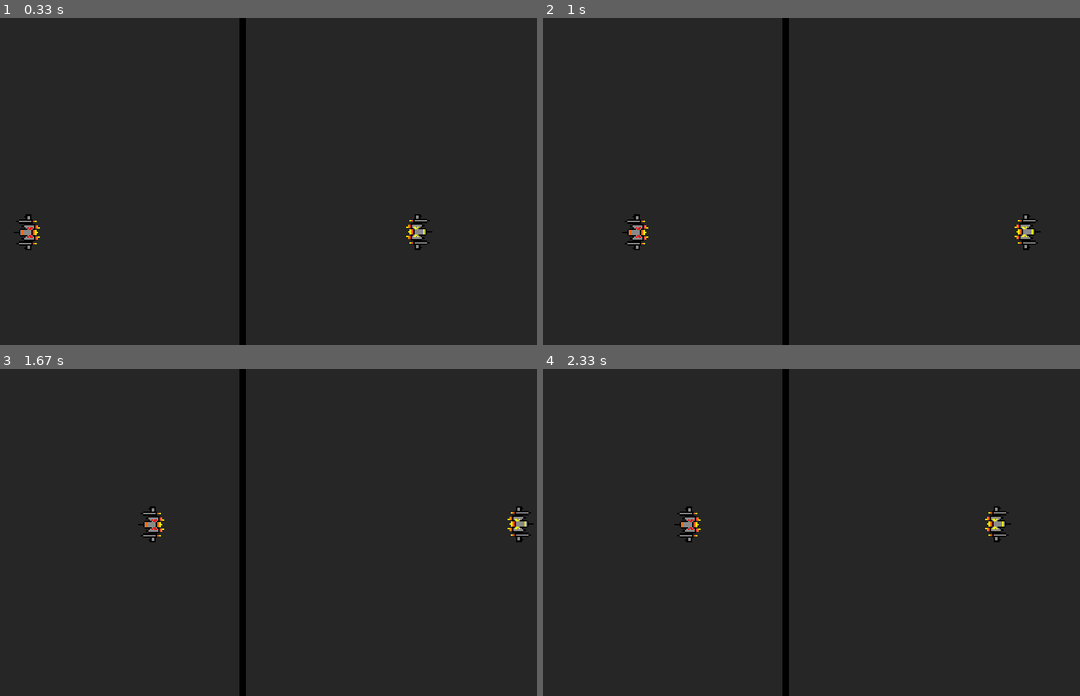
Above: before the commit, frames 1-4 (two rows, left to right).
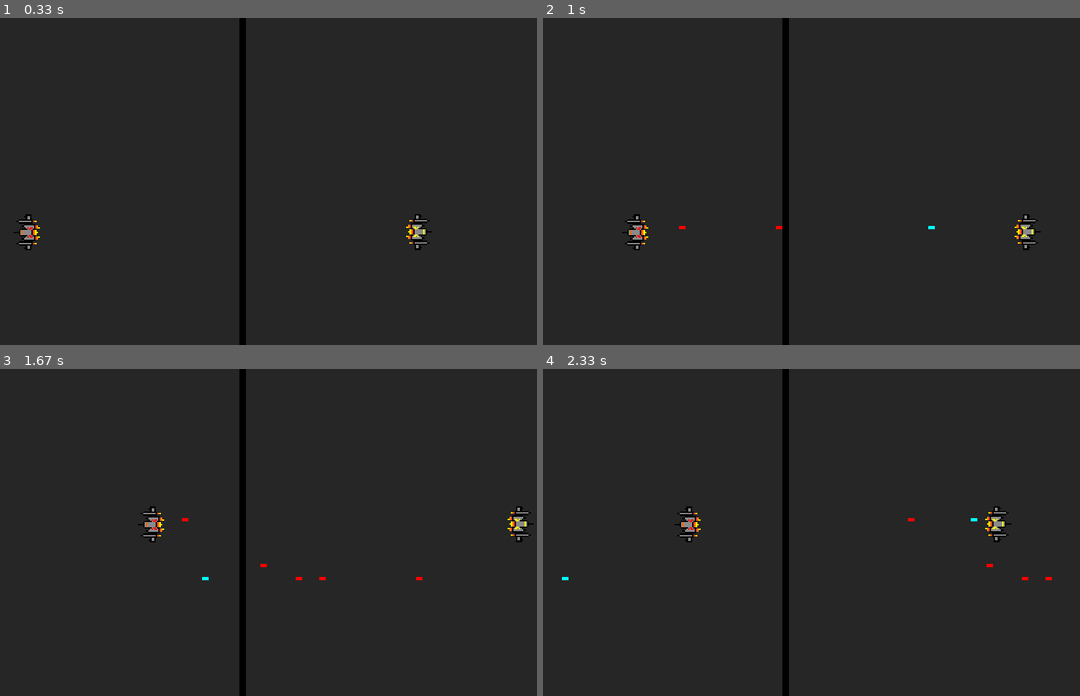
Above: after the commit, the same moments.

Repository: samidmunir/main-2025
Game: pygame game, started from Tutorials/pygame-90-mins-tech-with-tim/main.py
Same seed, same stepped clock (60 frames per second), same inputs: the game is played once before the commit and once after it.
Inputs:
- Up to frame 1 (0.33 s): no input
- Up to frame 2 (1 s): tap F at 0.33, 0.73 s; hold Right from 0.67 s (still down); hold D from 0.67 s (still down); tap . at 0.82 s
- Up to frame 3 (1.67 s): tap F at 1.03, 1.23, 1.57 s; release Right at 1.13 s; release D at 1.13 s; hold Up 1.17-1.47 s; hold W 1.17-1.47 s; hold Right from 1.5 s (still down); hold D from 1.5 s (still down)
- Up to frame 4 (2.33 s): tap F at 1.87, 2.07 s; release Right at 1.97 s; release D at 1.97 s; hold Left from 2 s (still down); hold A from 2 s (still down); tap . at 2.15 s

Frame 1 is identical in both runs. In frame 2, less than 0.1% of the frame differs, in the area x 25-73%, y 63-65%; in frame 3, less than 0.1%, in the area x 33-79%, y 45-65%; in frame 4, less than 0.1%.

Commit message:
implementing complete logic to handle bullet movement/firing & drawing

Diff:
--- a/Tutorials/pygame-90-mins-tech-with-tim/main.py
+++ b/Tutorials/pygame-90-mins-tech-with-tim/main.py
@@ -6,9 +6,15 @@
 pygame.display.set_caption("Space Invaders")
 FPS = 60
 VELOCITY = 5
+BULLET_VELOCITY = 7
+MAX_BULLETS = 5
+
+# New USEREVENTS for bullet collision detection.
+YELLOW_HIT = pygame.USEREVENT + 1
+RED_HIT = pygame.USEREVENT + 2
+
 SPACESHIP_WIDTH, SPACESHIP_HEIGHT = 55, 40
-
-BORDER = pygame.Rect((WIDTH / 2 - 5, 0, 10, HEIGHT))
+BORDER = pygame.Rect((WIDTH // 2 - 5, 0, 10, HEIGHT))
 
 YELLOW_SPACESHIP_IMAGE = pygame.image.load(os.path.join('assets', 'spaceship_yellow.png'))
 YELLOW_SPACESHIP = pygame.transform.rotate(pygame.transform.scale(YELLOW_SPACESHIP_IMAGE, (SPACESHIP_WIDTH, SPACESHIP_HEIGHT)), 90)
@@ -16,13 +22,19 @@
 RED_SPACESHIP_IMAGE = pygame.image.load(os.path.join('assets', 'spaceship_red.png'))
 RED_SPACESHIP = pygame.transform.rotate(pygame.transform.scale(RED_SPACESHIP_IMAGE, (SPACESHIP_WIDTH, SPACESHIP_HEIGHT)), 270)
 ######################################################################
-def draw_window(red, yellow):
+def draw_window(red, yellow, red_bullets, yellow_bullets):
     WINDOW.fill('#262626')
     pygame.draw.rect(WINDOW, '#000000', BORDER)
 
     # Use .blit() when to draw a surface onto the WINDOW.
     WINDOW.blit(YELLOW_SPACESHIP, (yellow.x, yellow.y))
     WINDOW.blit(RED_SPACESHIP, (red.x, red.y))
+
+    # Draw bullets.
+    for bullet in red_bullets:
+        pygame.draw.rect(WINDOW, '#ff0000', bullet)
+    for bullet in yellow_bullets:
+        pygame.draw.rect(WINDOW, '#00ffff', bullet)
 
     # Use .display.update() to update the display after drawing.
     pygame.display.update()
@@ -47,9 +59,24 @@
     if keys_pressed[pygame.K_s] and red.y + VELOCITY + red.width < HEIGHT: # down
         red.y += VELOCITY
 
+def handle_bullets(yellow_bullets, red_bullets, yellow, red):
+    for bullet in yellow_bullets:
+        bullet.x -= BULLET_VELOCITY
+        if red.colliderect(bullet):
+            pygame.event.post(pygame.event.Event(RED_HIT))
+            yellow_bullets.remove(bullet)
+    for bullet in red_bullets:
+        bullet.x += BULLET_VELOCITY
+        if yellow.colliderect(bullet):
+            pygame.event.post(pygame.event.Event(YELLOW_HIT))
+            red_bullets.remove(bullet)
+
 def main():
     red = pygame.Rect(100, 300, SPACESHIP_WIDTH, SPACESHIP_HEIGHT)
     yellow = pygame.Rect(700, 300, SPACESHIP_WIDTH, SPACESHIP_HEIGHT)
+
+    yellow_bullets = []
+    red_bullets = []
 
     clock = pygame.time.Clock()
     running = True
@@ -58,15 +85,26 @@
         for event in pygame.event.get():
             if event.type == pygame.QUIT:
                 running = False
+            if event.type == pygame.KEYDOWN:
+                if event.key == pygame.K_f and len(red_bullets) < MAX_BULLETS:
+                    bullet = pygame.Rect(red.x + red.width, red.y + red.height // 2 - 2, 10, 5)
+                    red_bullets.append(bullet)
+                if event.key == pygame.K_PERIOD and len(yellow_bullets) < MAX_BULLETS:
+                    bullet = pygame.Rect(yellow.x, yellow.y + yellow.height // 2 - 2, 10, 5)
+                    yellow_bullets.append(bullet)
+
+        # print(red_bullets, yellow_bullets)
 
         # Handle keyboard events.
         keys_pressed = pygame.key.get_pressed()
         handle_yellow_movement(keys_pressed, yellow)
         handle_red_movement(keys_pressed, red)
 
+        # Handle bullet actions/collisions.
+        handle_bullets(yellow_bullets, red_bullets, yellow, red)
+
         # Call the draw_window function to handle drawing.
-        draw_window(red, yellow)
-    #
+        draw_window(red, yellow, red_bullets, yellow_bullets)
     pygame.quit()
 
 if __name__ == '__main__':
Not shown, changed: ReadMe.md
